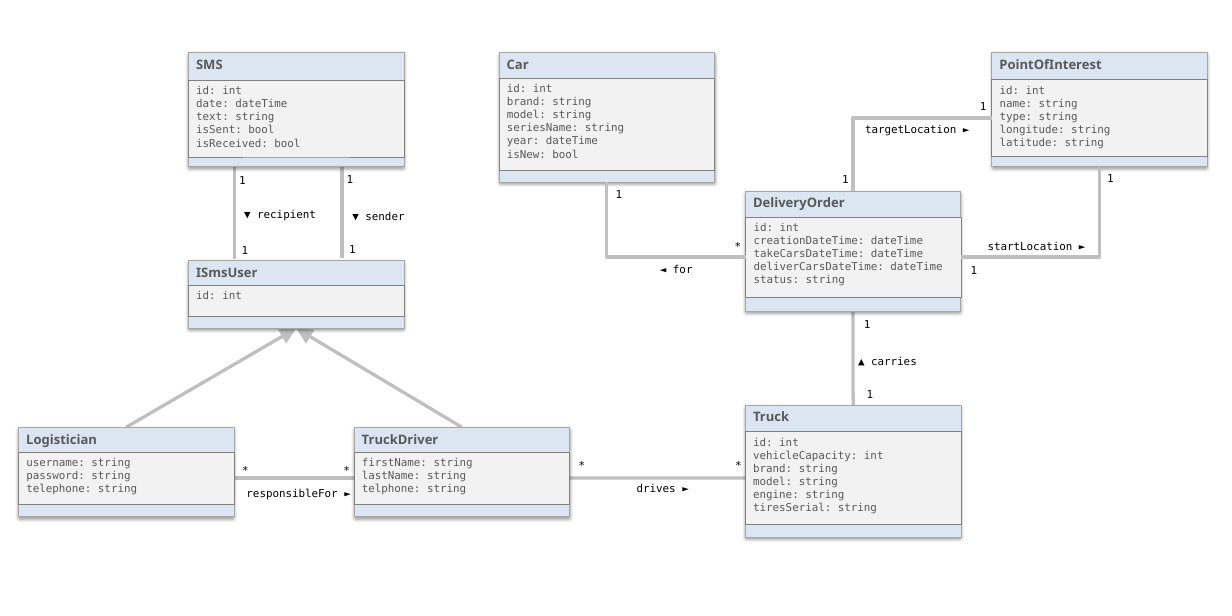
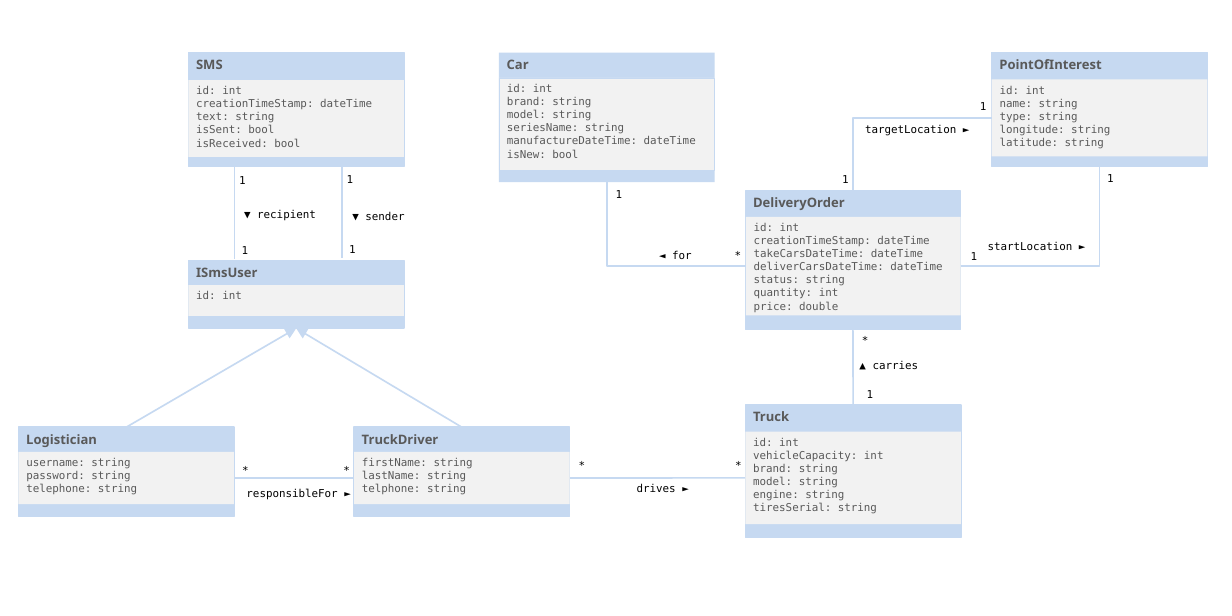
Before and after one commit to stoykovnet/SmoothTransport, a slide deck: slide 1 of diagrams/dmd/domainModel.pptx. Drawn at 1232x616 pixels with LibreOffice and Linux fonts; fonts in the diff are those of the drawing. Boxes give left, top, right and bottom in pixels: in the first picture for what was removed or moved away, otherwise in the second. Text is boxed around its words. In the diff, an @@ line names an element or a change of style, - is before the commit and + after.

```diff
--- a/diagrams/dmd/domainModel.pptx
+++ b/diagrams/dmd/domainModel.pptx
@@ rounded rectangle "Car" at (x1=499, y1=52, x2=715, y2=181): fill #DCE6F2 to #C6D9F1; outline #A6A6A6 0.5 pt to none; shadow off @@
@@ rounded rectangle "PointOfInterest" at (x1=992, y1=52, x2=1208, y2=167): fill #DCE6F2 to #C6D9F1; outline #A6A6A6 0.5 pt to #C6D9F1 0.5 pt; shadow off @@
@@ rectangle "id: int" at (x1=499, y1=78, x2=715, y2=171): outline #808080 0.5 pt to #C6D9F1 0.5 pt @@
@@ text in rectangle at (x1=196, y1=99, x2=372, y2=109): text changed @@
-date: dateTime
+creationTimeStamp: dateTime
@@ elbow line (853, 191) - (992, 118): stroke #BFBFBF 3 pt to #C6D9F1 1.5 pt @@
@@ text in rectangle at (x1=507, y1=136, x2=696, y2=144): text changed @@
-year: dateTime
+manufactureDateTime: dateTime
@@ line (235, 167) - (235, 259): stroke #BFBFBF 3 pt to #C6D9F1 1.5 pt @@
@@ line (342, 167) - (342, 258): stroke #BFBFBF 3 pt to #C6D9F1 1.5 pt @@
@@ elbow line moved from (961, 257) - (1100, 167) to (961, 266) - (1100, 167) @@
@@ elbow line (961, 266) - (1100, 167): stroke #BFBFBF 3 pt to #C6D9F1 1.5 pt @@
@@ elbow line moved from (607, 182) - (745, 257) to (607, 182) - (745, 266) @@
@@ elbow line (607, 182) - (745, 266): stroke #BFBFBF 3 pt to #C6D9F1 1.5 pt @@
@@ fill #DCE6F2 to #C6D9F1; outline #A6A6A6 0.5 pt to #C6D9F1 1.5 pt; shadow off in 6 elements at (x1=19, y1=427, x2=235, y2=516), (x1=354, y1=427, x2=570, y2=516), (x1=745, y1=405, x2=961, y2=537), (x1=189, y1=260, x2=404, y2=329), (x1=189, y1=52, x2=404, y2=167), (x1=745, y1=191, x2=961, y2=329) @@
@@ rounded rectangle "DeliveryOrder" resized from (x1=745, y1=191, x2=961, y2=311) to (x1=745, y1=191, x2=961, y2=329) @@
@@ outline #808080 0.5 pt to none in 7 elements at (x1=992, y1=80, x2=1208, y2=156), (x1=19, y1=452, x2=235, y2=505), (x1=354, y1=452, x2=570, y2=505), (x1=745, y1=432, x2=961, y2=524), (x1=189, y1=286, x2=404, y2=316), (x1=189, y1=80, x2=404, y2=156), (x1=745, y1=217, x2=961, y2=315) @@
@@ rectangle "id: int" resized from (x1=745, y1=217, x2=961, y2=296) to (x1=745, y1=217, x2=961, y2=315) @@
@@ text in rectangle at (x1=754, y1=236, x2=929, y2=246): text changed @@
-creationDateTime: dateTime
+creationTimeStamp: dateTime
@@ text "◄ for" moved from (x1=673, y1=264, x2=693, y2=273) to (x1=672, y1=251, x2=692, y2=259) @@
@@ text "*" moved from (x1=727, y1=236, x2=745, y2=257) to (x1=727, y1=245, x2=745, y2=266) @@
@@ text "1" moved from (x1=971, y1=266, x2=978, y2=274) to (x1=971, y1=252, x2=978, y2=260) @@
@@ text in rectangle at (x1=754, y1=288, x2=839, y2=312): paragraphs added @@
+quantity: int
+price: double
@@ arrow (126, 427) - (296, 329): stroke #BFBFBF 3 pt to #C6D9F1 1.5 pt @@
@@ arrow (462, 427) - (296, 329): stroke #BFBFBF 3 pt to #C6D9F1 1.5 pt @@
@@ line moved from (853, 311) - (853, 405) to (853, 329) - (853, 405) @@
@@ line (853, 329) - (853, 405): stroke #BFBFBF 3 pt to #C6D9F1 1.5 pt @@
@@ text at (x1=864, y1=320, x2=871, y2=328): text changed @@
-1
+*
@@ text "▲ carries" moved from (x1=871, y1=356, x2=917, y2=365) to (x1=873, y1=361, x2=919, y2=369) @@
@@ line (234, 478) - (354, 478): stroke #BFBFBF 3 pt to #C6D9F1 1.5 pt @@
@@ line (569, 478) - (745, 478): stroke #BFBFBF 3 pt to #C6D9F1 1.5 pt @@
```
Also in this commit, not shown: 1 slide added, 1 other file.
